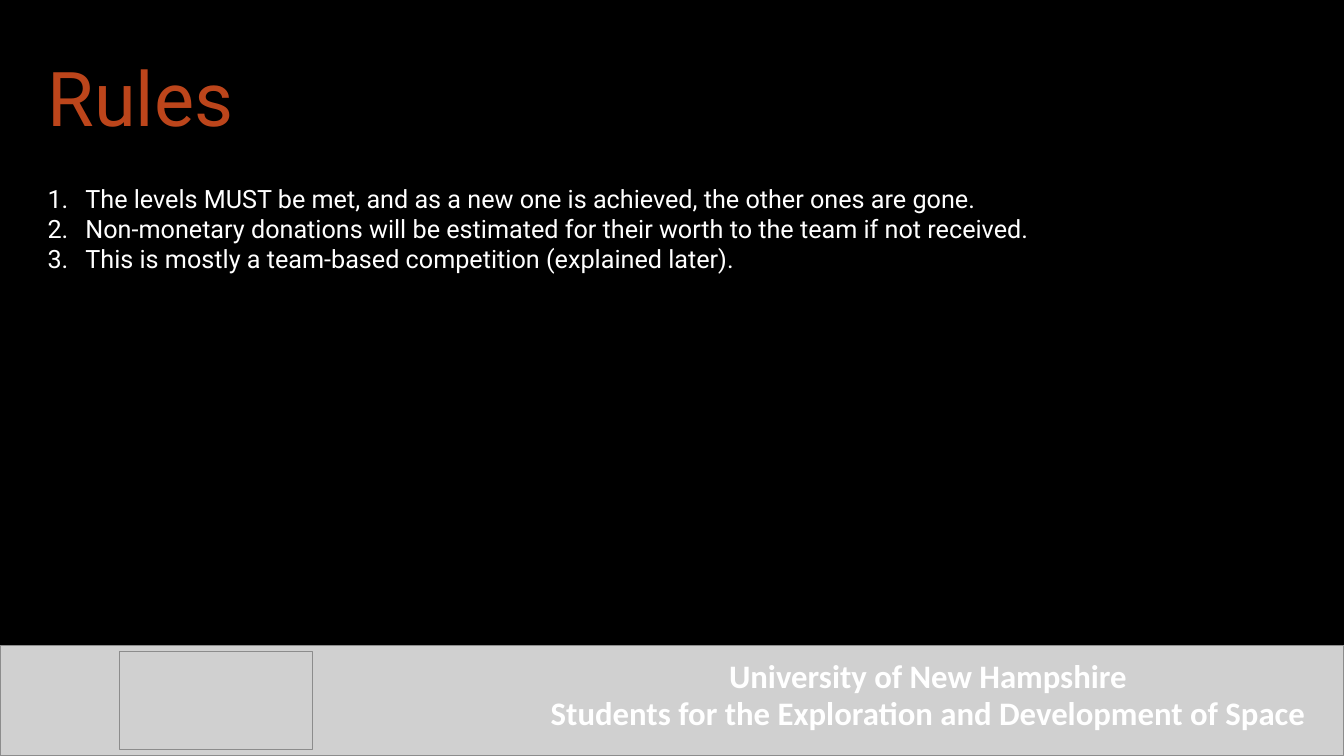
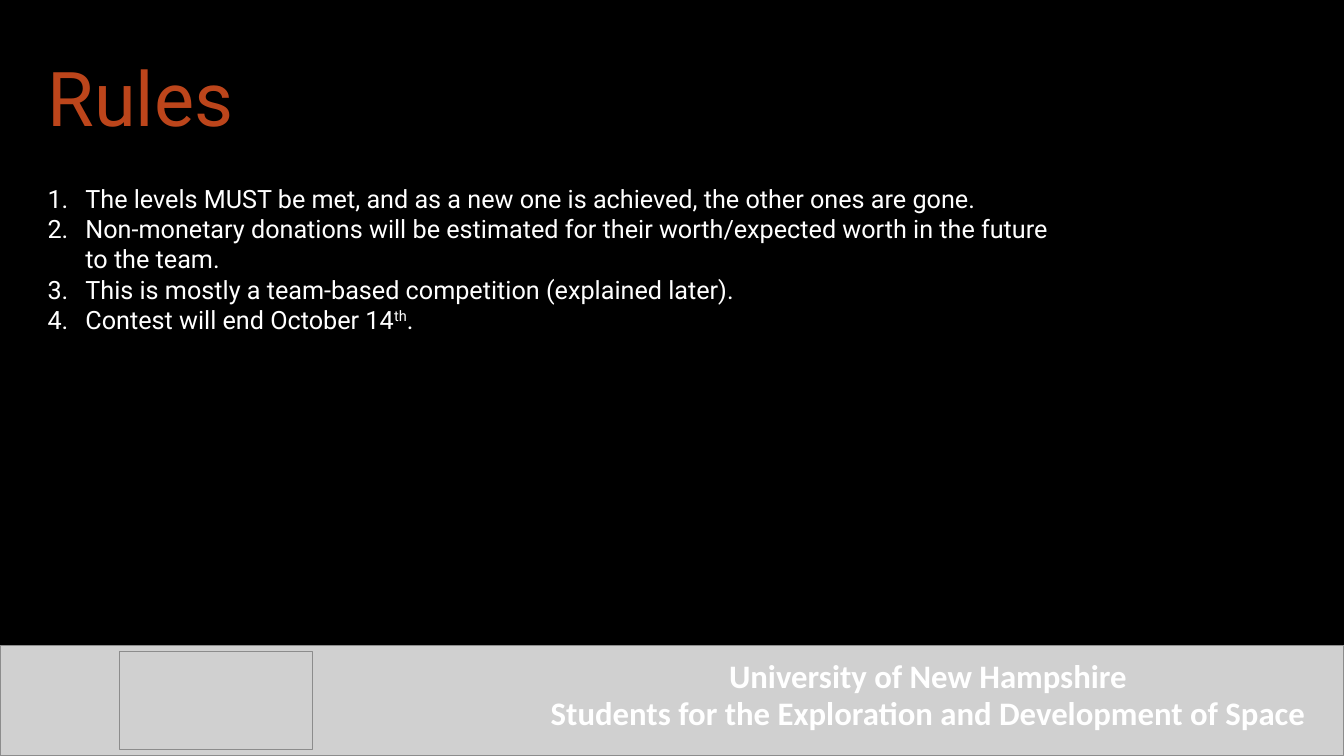
Before and after one commit to Maeswoon/UNHSEDS, a slide deck: slide 2 of Business/Charlie Personal Archives/Presentation/Finance Incentive Program.pptx. Drawn at 1344x756 pixels with LibreOffice and Linux fonts; fonts in the diff are those of the drawing; grey boxes stand for pictures; background and template pictures are left out. Boxes give left, top, right and bottom in pixels: in the first picture for what was removed or moved away, otherwise in the second. Text is boxed around its words. In the diff, an @@ line names an element or a change of style, - is before the commit and + after.

```diff
--- a/Business/Charlie Personal Archives/Presentation/Finance Incentive Program.pptx
+++ b/Business/Charlie Personal Archives/Presentation/Finance Incentive Program.pptx
@@ text at [85,219,1047,269]: text changed @@
-2. Non-monetary donations will be estimated for their worth to the team if not received.
+2. Non-monetary donations will be estimated for their worth/expected worth in the future to the team.
@@ text at [85,310,359,330]: paragraph added @@
+4. Contest will end October 14th.
```
Also in this commit, not shown: 5 other slides changed, 2 other files.
